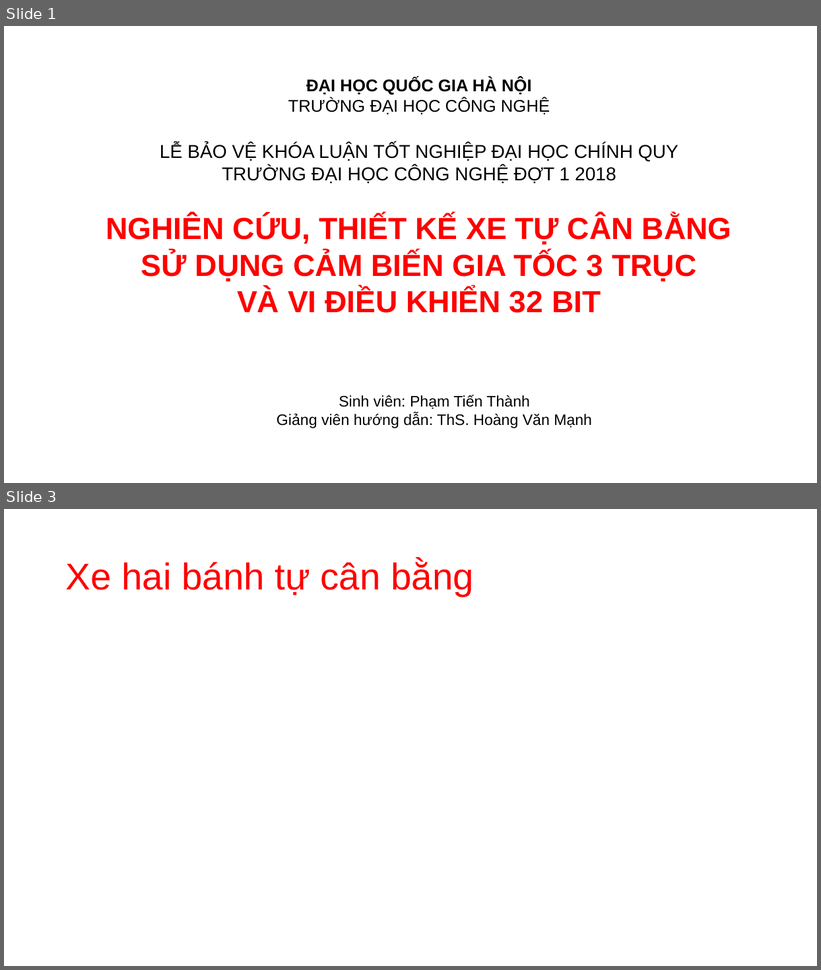
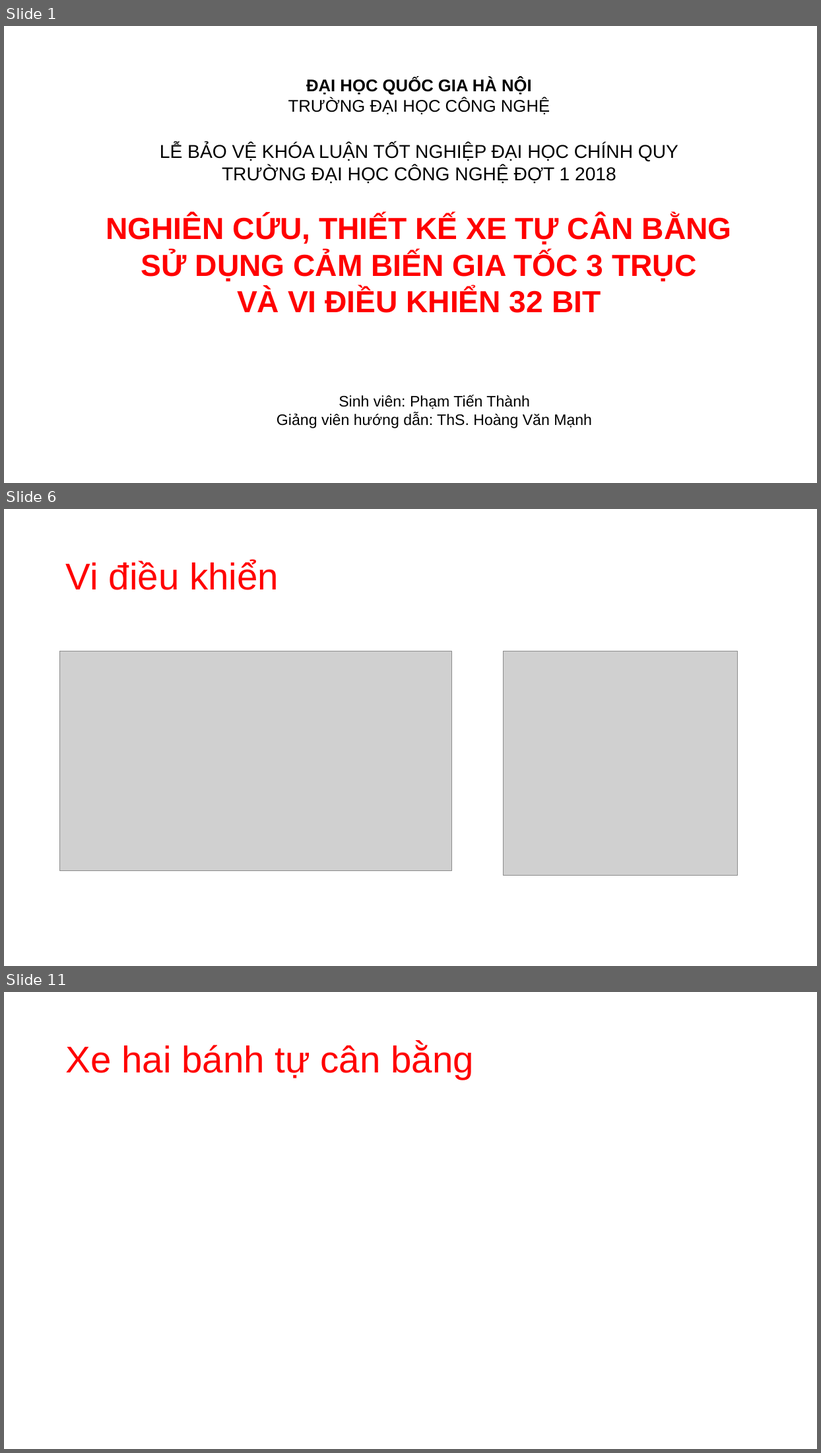
Before and after one commit to thanh-pt/GraduationThesis, a slide deck: Slide/GraduationThesisSlide.pptx. Shown one above the other, each under a label of ours: slides 1 and 3 before the commit, slides 1, 6 and 11 after it; the slides between them are not shown. The pictures are 821x970 and 821x1453 pixels, drawn with LibreOffice and Linux fonts; fonts in the diff are those of the drawing; grey boxes stand for pictures. Boxes give left, top, right and bottom in pixels: in the first picture for what was removed or moved away, otherwise in the second. Text is boxed around its words. In the diff, an @@ line names an element or a change of style, - is before the commit and + after.

```diff
--- a/Slide/GraduationThesisSlide.pptx
+++ b/Slide/GraduationThesisSlide.pptx
@@ slide 6 added at [4,509,817,966], background #FFFFFF @@
@@ title added at [66,560,279,590], 44 pt, text #FF0000 @@
+Vi điều khiển
@@ picture added at [60,651,452,871] @@
@@ picture added at [503,651,738,875] @@
@@ what was slide 3 is now slide 11 @@
```
Also in this commit, not shown: 3 slides changed, 5 other slides added.
